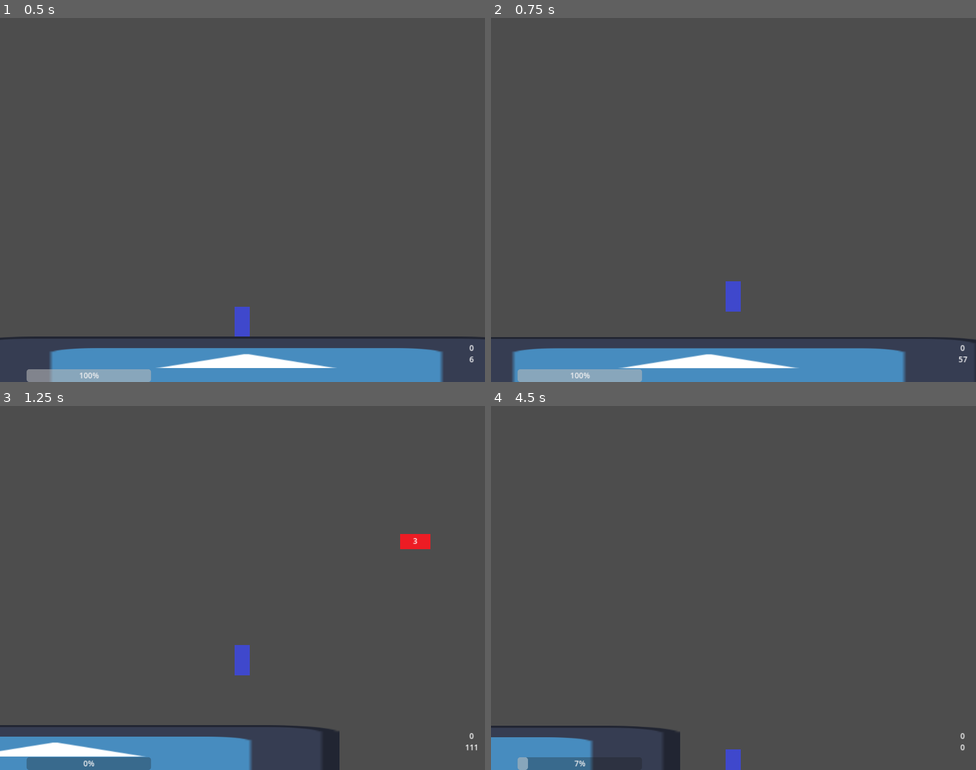
Above: before the commit, frames 1-4 (two rows, left to right).
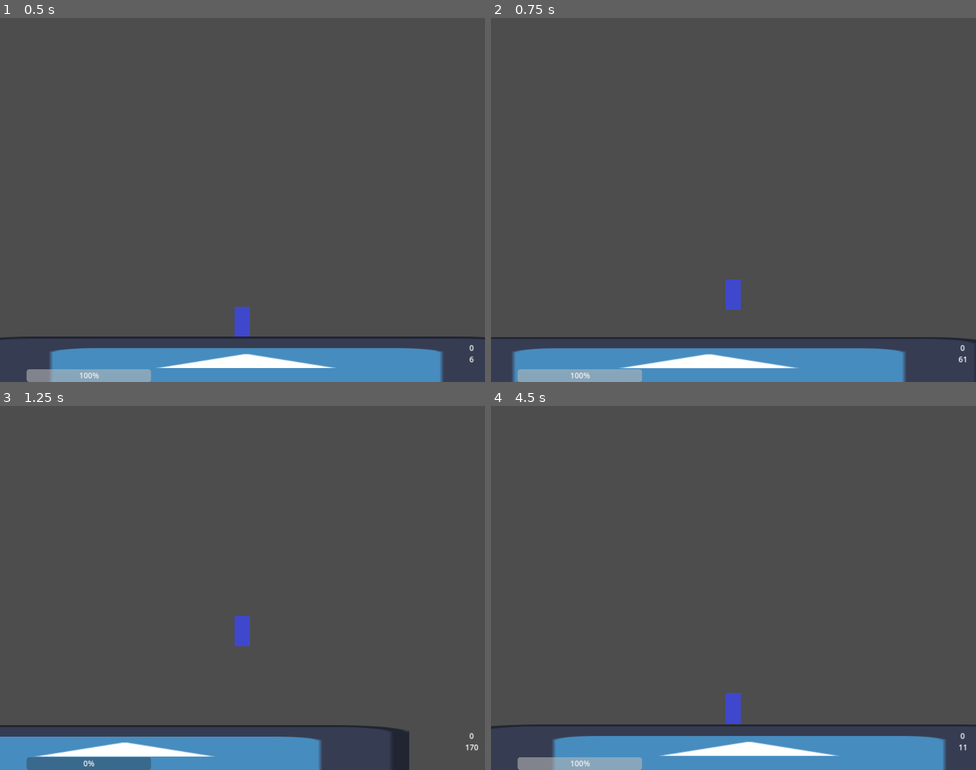
Above: after the commit, the same moments.

Repository: notMSB/bunk
Game: Godot game, scene res://scenes/game.tscn
Two runs of this game, one before a commit and one after it. Both use one fixed random seed, a clock stepped at 60 frames per second and the inputs below. The engine's default icon, where the game draws it, is replaced by a stand-in: a white triangle on a blue panel in a dark square.
Inputs (mouse positions are in pixels of both pictures, inside the frame that each line leads up to):
- Up to frame 1 (0.5 s): no input
- Up to frame 2 (0.75 s): tap Enter at 0.5 s; move the mouse to (840, 181) at 0.52 s; hold Right (ui_right) from 0.53 s (still down); tap Space (jump) at 0.6 s
- Up to frame 3 (1.25 s): keep holding Right (ui_right); tap Space (jump) at 0.77, 1.07 s
- Up to frame 4 (4.5 s): move the mouse to (636, 606) at 1.27 s; tap Shift (misc) at 1.35, 4.35 s; tap Space (jump) at 1.52, 1.55, 1.82, 2.3, 3.02, 3.05, 3.32, 3.6, 3.77, 4.07 s; move the mouse to (782, 507) at 2.02 s; release Right (ui_right) at 2.03 s; press the mouse at (782, 507) at 2.03 s; hold Left (ui_left) 2.03-2.78 s; move the mouse to (709, 660) at 2.77 s; release the mouse at (709, 660) at 2.78 s; hold Right (ui_right) 2.78-4.28 s; tap Mouse wheel down (swap_down) at 2.85 s; move the mouse to (879, 642) at 3.52 s; move the mouse to (588, 533) at 4.27 s; hold Left (ui_left) from 4.28 s (still down)

Frame 1 is identical in both runs. In frame 2, less than 0.1% of the frame differs, in the area x 48-99%, y 71-95%; in frame 3, 4.1%; in frame 4, 9.3%, in the area x 0-100%, y 78-100%.

Commit message:
finished clam, numbers updates

Diff:
--- a/scenes/clam.tscn
+++ b/scenes/clam.tscn
@@ -1,21 +1,20 @@
-[gd_scene load_steps=9 format=3 uid="uid://cvfppjfmmea6a"]
+[gd_scene load_steps=10 format=3 uid="uid://cvfppjfmmea6a"]
 
 [ext_resource type="Script" path="res://scripts/enemy.gd" id="1_bq47u"]
 [ext_resource type="Texture2D" uid="uid://v2pfogxv7iam" path="res://assets/sprites/enemy.png" id="2_6w3ya"]
 [ext_resource type="Script" path="res://scripts/clam_ai.gd" id="3_olv8h"]
 [ext_resource type="PackedScene" uid="uid://dak8tshl61njw" path="res://scenes/bullet.tscn" id="4_5xpjp"]
+[ext_resource type="Script" path="res://scripts/platform.gd" id="5_4lawr"]
+[ext_resource type="Texture2D" uid="uid://dgrh82s6htqey" path="res://assets/sprites/platform.png" id="6_1ikq6"]
 
 [sub_resource type="RectangleShape2D" id="RectangleShape2D_emwit"]
 size = Vector2(94.8742, 94.5368)
 
-[sub_resource type="RectangleShape2D" id="RectangleShape2D_mmtni"]
-size = Vector2(97, 33)
-
-[sub_resource type="RectangleShape2D" id="RectangleShape2D_kojb4"]
-size = Vector2(96, 4)
-
 [sub_resource type="RectangleShape2D" id="RectangleShape2D_35sxm"]
 size = Vector2(106, 107)
+
+[sub_resource type="RectangleShape2D" id="RectangleShape2D_w6md3"]
+size = Vector2(97, 33)
 
 [node name="Clam" type="CharacterBody2D"]
 collision_layer = 2
@@ -46,20 +45,6 @@
 scale = Vector2(1.01136, 1.01496)
 shape = SubResource("RectangleShape2D_emwit")
 
-[node name="AltShape" type="CollisionShape2D" parent="."]
-visible = false
-position = Vector2(16.5, 0.5)
-shape = SubResource("RectangleShape2D_mmtni")
-
-[node name="PlatformBody" type="StaticBody2D" parent="."]
-visible = false
-collision_layer = 16
-
-[node name="PlatformShape" type="CollisionShape2D" parent="PlatformBody"]
-position = Vector2(16, -14)
-shape = SubResource("RectangleShape2D_kojb4")
-one_way_collision = true
-
 [node name="ContactDamage" type="Area2D" parent="."]
 collision_layer = 2
 
@@ -85,4 +70,39 @@
 horizontal_alignment = 1
 metadata/_edit_use_anchors_ = true
 
+[node name="Platforms" type="Node2D" parent="."]
+visible = false
+
+[node name="1" type="CharacterBody2D" parent="Platforms"]
+collision_layer = 48
+collision_mask = 0
+script = ExtResource("5_4lawr")
+
+[node name="Sprite2D" type="Sprite2D" parent="Platforms/1"]
+position = Vector2(136, 0)
+scale = Vector2(1.5, 1)
+texture = ExtResource("6_1ikq6")
+
+[node name="Shape" type="CollisionShape2D" parent="Platforms/1"]
+position = Vector2(136.5, 0.5)
+shape = SubResource("RectangleShape2D_w6md3")
+disabled = true
+one_way_collision = true
+
+[node name="2" type="CharacterBody2D" parent="Platforms"]
+collision_layer = 48
+collision_mask = 0
+script = ExtResource("5_4lawr")
+
+[node name="Sprite2D" type="Sprite2D" parent="Platforms/2"]
+position = Vector2(-104, 64)
+scale = Vector2(1.5, 1)
+texture = ExtResource("6_1ikq6")
+
+[node name="Shape" type="CollisionShape2D" parent="Platforms/2"]
+position = Vector2(-103.5, 64.5)
+shape = SubResource("RectangleShape2D_w6md3")
+disabled = true
+one_way_collision = true
+
 [connection signal="body_entered" from="ContactDamage" to="." method="_on_contact_damage_body_entered"]
--- a/scripts/basic_gun.gd
+++ b/scripts/basic_gun.gd
@@ -2,5 +2,5 @@
 
 @export var Projectile : PackedScene
 
-const COOLDOWN = .1
-const DAMAGE = 1
+const COOLDOWN := .11
+const DAMAGE := 1
--- a/scripts/bullet.gd
+++ b/scripts/bullet.gd
@@ -1,11 +1,11 @@
 extends Area2D
 
-var direction = Vector2()
-var speed = 750
-var damage
+var direction := Vector2()
+var speed := 900
+var damage : int
 
-var damageMask
-var ignoreMask
+var damageMask : int
+var ignoreMask : int
 
 func fire(goalPos, startPos, weaponDamage, mask = 2, speedMod = 1):
 	speed = speed * speedMod
--- a/scripts/clam_ai.gd
+++ b/scripts/clam_ai.gd
@@ -1,23 +1,23 @@
 extends Node2D
 
-@onready var enemy = get_parent()
-@onready var bulletHolder = get_node("../Projectiles")
+@onready var enemy := get_parent()
+@onready var bulletHolder := get_node("../Projectiles")
 @export var Bullet : PackedScene
 
-var player
-const COOLDOWN = 2
-var shotCooldown = COOLDOWN
-var flipped = false
+var player : CharacterBody2D
+const COOLDOWN := 2.0
+var shotCooldown := COOLDOWN
+var flipped := false
 
 func _process(delta):
 	shotCooldown -= delta
 	if shotCooldown <= 0 and !enemy.killTimerSet and enemy.global_position.distance_to(player.global_position) < 600:
 		var bulletOrigin = enemy.position + Vector2(16, 32) #set all bullets to spawn from the middle
 		for i in 8:
-			var shot = Bullet.instantiate()
+			var shot := Bullet.instantiate()
 			shot.get_node("Sprite2D").modulate = Color.RED
 			bulletHolder.add_child(shot)
-			var shotDir
+			var shotDir : Vector2
 			match i: #shoot a spread of 8 from the middle
 				0: shotDir = Vector2(bulletOrigin.x, bulletOrigin.y + 5)
 				1: shotDir = Vector2(bulletOrigin.x, bulletOrigin.y - 5)
--- a/scripts/enemy.gd
+++ b/scripts/enemy.gd
@@ -1,23 +1,23 @@
 extends CharacterBody2D
 
-const DEFAULT_VELOCITY = 50
+const DEFAULT_VELOCITY := 50
 
-var camera
+var camera : Camera2D
 
-var isPlatform = false
+var isPlatform := false
 
-var killTimerSet = false
-var killTimer = 1
+var killTimerSet := false
+var killTimer := 1
 
-const BOOST_MOD = .5
-const BOOST_DEFAULT = .2
-var boostTimerSet = false
-var boostTimer = BOOST_DEFAULT
+const BOOST_MOD := .5
+const BOOST_DEFAULT := .2
+var boostTimerSet := false
+var boostTimer := BOOST_DEFAULT
 
-@export var health = 3
+@export var health := 3
 
 func _ready():
-	velocity.y = DEFAULT_VELOCITY
+	velocity.y = DEFAULT_VELOCITY * 3
 	$UI/HPText.text = str(health)
 
 func _physics_process(delta):
@@ -44,7 +44,19 @@
 	isPlatform = true
 	$UI/HPText.visible = false
 	$AI.queue_free()
-	var spriteCount = $Sprites.get_child_count()
+	$ContactDamage.visible = false
+	set_collision_layer_value(6, 1)
+	set_collision_layer_value(2, 0)
+	set_collision_mask_value(1, 0)
+	$ContactDamage.visible = false
+
+	if get_node_or_null("Platforms"): multi_platform()
+	else: single_platform()
+
+
+func single_platform():
+	$PlatformBody.visible = true
+	var spriteCount := $Sprites.get_child_count()
 	for sprite in $Sprites.get_children():
 		sprite.texture = ResourceLoader.load("res://assets/sprites/platform.png")
 		if sprite.get_index() == 1: #temp
@@ -55,14 +67,19 @@
 		elif sprite.get_index() > 1:
 			sprite.visible = false
 
-	$PlatformBody.visible = true
-	$ContactDamage.visible = false
 	if get_node_or_null("AltShape"): #change collision if platform layout is different
 		$EnemyShape.set_deferred("disabled", true)
 		$AltShape.visible = true
-	set_collision_layer_value(6, 1)
-	set_collision_layer_value(2, 0)
-	set_collision_mask_value(1, 0)
+
+func multi_platform():
+	$Platforms.visible = true
+	velocity.y = 0
+	for platform in $Platforms.get_children():
+		platform.get_node("Shape").set_deferred("disabled", false)
+		platform.velocity.y = platform.DEFAULT_VELOCITY
+	$Sprites.visible = false
+	$EnemyShape.set_deferred("disabled", true)
+	#$Platforms.visible = true
 
 func boost(value):
 	boostTimerSet = true
--- a/scripts/global.gd
+++ b/scripts/global.gd
@@ -1,4 +1,5 @@
 extends Node
 
-var score = 0
-var oneshot = false
+var score := 0
+var oneshot := false
+var usedWeapon := 0
--- a/scripts/laser.gd
+++ b/scripts/laser.gd
@@ -1,7 +1,7 @@
 extends Area2D
 
-var direction = Vector2()
-var damage
+var direction := Vector2()
+var damage : int
 
 func fire(goalPos, startPos, weaponDamage):
 	damage = weaponDamage
--- a/scripts/laser_gun.gd
+++ b/scripts/laser_gun.gd
@@ -2,5 +2,5 @@
 
 @export var Projectile : PackedScene
 
-const COOLDOWN = .4
-const DAMAGE = 2
+const COOLDOWN := .45
+const DAMAGE := 2
--- /dev/null
+++ b/scripts/platform.gd
@@ -0,0 +1,24 @@
+extends CharacterBody2D
+
+const DEFAULT_VELOCITY := 50
+
+const BOOST_MOD := .5
+const BOOST_DEFAULT := .2
+var boostTimerSet := false
+var boostTimer := BOOST_DEFAULT
+
+func _physics_process(delta):
+	move_and_slide()
+	if boostTimerSet: boostTimer -= delta
+	if boostTimer <= 0:
+		boostTimerSet = false
+		boostTimer = BOOST_DEFAULT
+		velocity.y = DEFAULT_VELOCITY
+
+func boost(value):
+	boostTimerSet = true
+	velocity.y -= BOOST_MOD * value
+
+func unboost():
+	boostTimerSet = false
+	velocity.y = DEFAULT_VELOCITY
--- a/scripts/player.gd
+++ b/scripts/player.gd
@@ -1,34 +1,34 @@
 extends CharacterBody2D
 
-@onready var UI = get_node("../UI")
+@onready var UI := get_node("../UI")
 
-var scoreModifier = 600
+var scoreModifier := 600
 
-const SPEED = 300.0
-const JUMP_VELOCITY = -625.0
+const SPEED := 300.0
+const JUMP_VELOCITY := -675.0
 
-const PLATFORM_LAYER = 16
+const PLATFORM_LAYER := 16
 
-const BOTTOM_MOD = 150
+const BOTTOM_MOD := 150
 
 #const BOOSTLIMIT = -200
 #var jumpBoost = 0
 
-var health = 1
+var health := 1
 
-const MAX_FUEL = 100
-const FUEL_THRESHOLD = 50
-var fuel = MAX_FUEL
+const MAX_FUEL := 100
+const FUEL_THRESHOLD := 50
+var fuel := MAX_FUEL
 
-var jumping = false
+var jumping := false
 
-const COYOTE_TIME = 5
-var currentCoyote = COYOTE_TIME
+const COYOTE_TIME := 5 #frames
+var currentCoyote := COYOTE_TIME
 
-var weaponCooldown = 0
-var weaponIndex = 0
+var weaponCooldown := .0 #seconds
+var weaponIndex := Global.usedWeapon
 
-var currentPlatform = null
+var currentPlatform : CharacterBody2D = null
 
 var gravity = ProjectSettings.get_setting("physics/2d/default_gravity")
 
@@ -88,7 +88,12 @@
 		#print(get_slide_collision(i).get_collider().name)
 		var col = get_slide_collision(i).get_collider()
 		if col != null:
-			currentPlatform = col.get_parent() if col.collision_layer == PLATFORM_LAYER else null
+			if col.collision_layer == PLATFORM_LAYER:
+				if col.get_class() == "CharacterBody2D": #todo: refactor this
+					currentPlatform = col
+				else: currentPlatform = col.get_parent()
+			else:
+				currentPlatform = null
 
 func jump():
 	if currentCoyote > 0:
@@ -97,8 +102,8 @@
 		if currentPlatform != null: currentPlatform.boost(JUMP_VELOCITY)
 		jumping = true
 	elif fuel >= FUEL_THRESHOLD:
-		change_velocity(JUMP_VELOCITY/2)
-		velocity.x *= 2
+		change_velocity(JUMP_VELOCITY/1.3)
+		velocity.x *= 1.4
 		fuel -= FUEL_THRESHOLD
 		UI.set_fuel(fuel)
 		jumping = true
@@ -109,6 +114,7 @@
 func die():
 	var runScore = UI.get_height()
 	if runScore > Global.score: Global.score = runScore
+	Global.usedWeapon = weaponIndex
 	get_tree().reload_current_scene()
 
 func plat_drop():
--- a/scripts/rocket.gd
+++ b/scripts/rocket.gd
@@ -2,9 +2,9 @@
 
 @export var Explosion : PackedScene
 
-var direction = Vector2()
-var speed = 500
-var damage
+var direction := Vector2()
+var speed := 500
+var damage : int
 
 func fire(goalPos, startPos, weaponDamage):
 	damage = weaponDamage
--- a/scripts/shrimp_ai.gd
+++ b/scripts/shrimp_ai.gd
@@ -1,13 +1,13 @@
 extends Node2D
 
-@onready var enemy = get_parent()
-@onready var bulletHolder = get_node("../Projectiles")
+@onready var enemy := get_parent()
+@onready var bulletHolder := get_node("../Projectiles")
 @export var Bullet : PackedScene
 
-var player
-const COOLDOWN = 1
-var shotCooldown = COOLDOWN
-var flipped = false
+var player : CharacterBody2D
+const COOLDOWN := 1.4
+var shotCooldown := COOLDOWN
+var flipped := false
 
 func _process(delta):
 	flip(enemy.global_position.x > player.global_position.x)
--- a/scripts/spawner.gd
+++ b/scripts/spawner.gd
@@ -1,43 +1,65 @@
 extends Node2D
 
-@onready var PLAYER = get_node("../Player")
-@onready var CAMERA = get_node("../Player/Camera2D")
+@onready var UI := get_node("../UI")
+@onready var PLAYER := get_node("../Player")
+@onready var CAMERA := get_node("../Player/Camera2D")
 @export var Enemy : PackedScene
 @export var Shrimp : PackedScene
 @export var Clam : PackedScene
 
-const TOP_LIMIT = 0
-const BOTTOM_LIMIT = 300
-const LEFT_LIMIT = 600
-const RIGHT_LIMIT = 600
+const TOP_LIMIT := 0
+const BOTTOM_LIMIT := 300
+const LEFT_LIMIT := 600
+const RIGHT_LIMIT := 600
 
-const TOP_SPAWN = 500
+const TOP_SPAWN := 500
 
-const TIMER_START = 1
-var timer = TIMER_START
+const EARLY_TIMER := 1.0
+const TIMER_START := .8
+var timer := EARLY_TIMER
+
+var height : int
+
+enum e {clam, shrimp, crab}
+var enemyOdds := [0, 0, 100]
 
 # Called every frame. 'delta' is the elapsed time since the previous frame.
 func _process(delta):
+	height = UI.get_height()
+	check_height_table()
 	timer -= delta
 	if timer <= 0:
 		spawn()
-		timer = TIMER_START
+		timer = TIMER_START if height >= 500 else EARLY_TIMER
+
+func check_height_table():
+	if height < 1000: enemyOdds = [0, 0, 100]
+	elif height < 2500: enemyOdds = [3, 8, 89]
+	elif height < 4000: enemyOdds = [5, 10, 85]
+	elif height < 6500: enemyOdds = [7, 18, 75]
+	else: enemyOdds = [10, 25, 65]
 
 func spawn():
-	var xPos = CAMERA.get_screen_center_position().x + LEFT_LIMIT - randi() % (LEFT_LIMIT + RIGHT_LIMIT)
-	var yPos = CAMERA.get_screen_center_position().y + TOP_LIMIT - randi() % (TOP_LIMIT + BOTTOM_LIMIT)
+	var xPos : float = CAMERA.get_screen_center_position().x + LEFT_LIMIT - randi() % (LEFT_LIMIT + RIGHT_LIMIT)
+	var yPos : float = CAMERA.get_screen_center_position().y + TOP_LIMIT - randi() % (TOP_LIMIT + BOTTOM_LIMIT)
 
-	var enemyRando = randi() % 100
-	var newEnemy
-	if enemyRando < 5:
+	var totalOdds := 0
+	for i in enemyOdds: totalOdds += i
+
+	var enemyRando := randi() % totalOdds
+	var newEnemy : CharacterBody2D
+
+	enemyRando -= enemyOdds[e.clam]
+	if enemyRando < 0:
 		newEnemy = Clam.instantiate()
-	elif enemyRando < 20:
+	enemyRando -= enemyOdds[e.shrimp]
+	if enemyRando < 0:
 		newEnemy = Shrimp.instantiate()
 	else:
 		newEnemy = Enemy.instantiate()
 	add_child(newEnemy)
 	newEnemy.setup(PLAYER, CAMERA)
-	var rando = randi() % 3
+	var rando = randi() % 10
 	if rando == 0:
 		newEnemy.global_position = Vector2(CAMERA.get_screen_center_position().x - LEFT_LIMIT, yPos)
 		newEnemy.velocity.x = 100
--- a/scripts/ui_controller.gd
+++ b/scripts/ui_controller.gd
@@ -4,7 +4,7 @@
 	$Height/High.text = str(Global.score)
 
 func set_height(modifier, value):
-	var heightVal = abs(modifier - min(modifier, value))
+	var heightVal : float = abs(modifier - min(modifier, value))
 	$Height/Current.text = str(floor(heightVal))
 
 func get_height():
